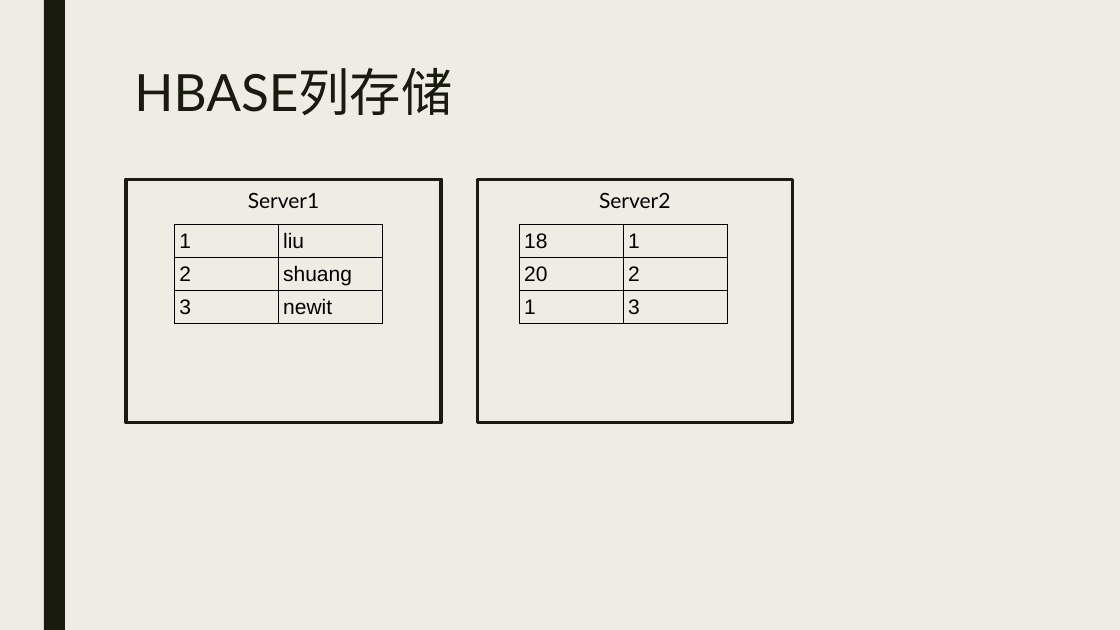
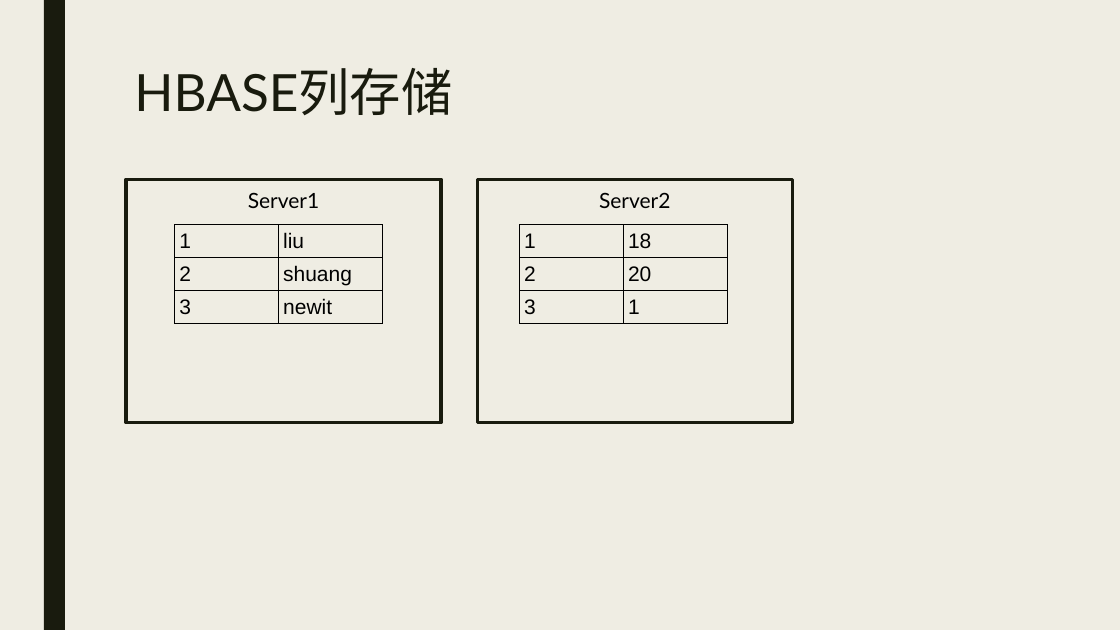
Before and after one commit to airuitian/MicroService, a slide deck: slide 12 of middlerware/HBase介绍.pptx. Drawn at 1120x630 pixels with LibreOffice and Linux fonts; fonts in the diff are those of the drawing. Boxes give left, top, right and bottom in pixels: in the first picture for what was removed or moved away, otherwise in the second. Text is boxed around its words. In the diff, an @@ line names an element or a change of style, - is before the commit and + after.

Commit message:
add ppt

```diff
--- a/middlerware/HBase介绍.pptx
+++ b/middlerware/HBase介绍.pptx
@@ table at [519,224,728,328] @@
-row 1, column 1: 18
+row 1, column 1: 1
-row 1, column 2: 1
+row 1, column 2: 18
-row 2, column 1: 20
+row 2, column 1: 2
-row 2, column 2: 2
+row 2, column 2: 20
-row 3, column 1: 1
+row 3, column 1: 3
-row 3, column 2: 3
+row 3, column 2: 1
```
Also in this commit, not shown: 2 other files.
